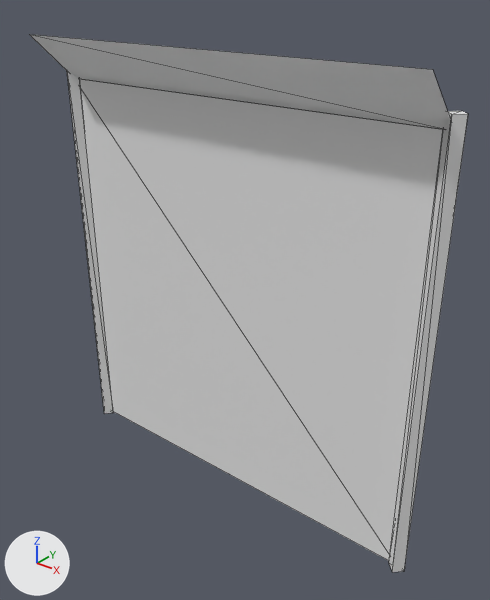
Before and after pictures for a commit that changed the glTF model Models/fence.glb.
Before and after are seen from a 50 mm camera at (1.89, -2.24, 2.46) aimed at (0.12, -0.02, 1.09). Arrows for +X, +Y and +Z are at lower left; the lights stay in place. The picture after the commit comes second. Mesh edges are drawn as thin lines. Vertices at exactly the same position are counted once.
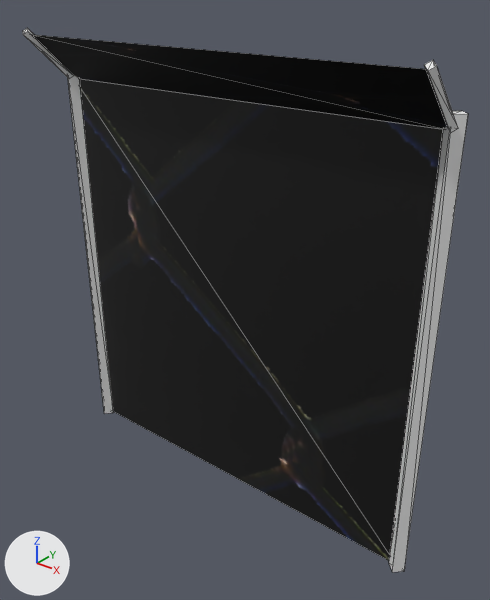
Edits to the bpy script that builds the scene:
```text
Add img_chainlink:
    img_chainlink = load_image('ChainLink', '_unpacked/ChainLink', 256, 256, 'sRGB')
Add mat_chain:
    mat_chain = principled_material('chain')
    mat_chain.texture = img_chainlink
Add mat_pole:
    mat_pole = principled_material('pole')
    mat_pole.base_color = (0.8, 0.8, 0.8)  # white #e7e7e7
Change me_plane_003:
    used by ob_plane_003; location = (0.0, 0.0, 0.0)
    remove me_plane_003.from_pydata(...)  # 28 vertices, 30 faces; spans x -1.04..1.04, y -0.23..0.04, z -0.04..2.2
    add me_plane_003.from_pydata(...)  # 44 vertices, 54 faces; spans x -1.04..1.04, y -0.26..0.04, z -0.04..2.22
    me_plane_003 part 1
    10 vertices are added at x -1.02..1.02, y -0.26..0.0, z 2.0..2.22
    6 new vertices lie (0.0, 0.23, -0.22) away from vertices in x -1.02..1.02, y -0.26..-0.25, z 2.19..2.21
    24 new faces join them, mat_pole (white #e7e7e7)
    me_plane_003 part 2: 6 faces spanning x -1.0..1.0, y -0.23..0.0, z -0.02..2.2 switch from no material to mat_chain (picture img_chainlink)
    add me_plane_003.materials.append(mat_pole)  # white #e7e7e7
```

Boxes [x1, y1, x2, y2] around the edits, measured in the pictures (490 x 600 px):
'Plane.003', reshaped: before [29, 34, 468, 572]; after [23, 28, 468, 572]
part 1 of me_plane_003, added: after [23, 28, 458, 130]
part 2 of me_plane_003, recoloured (white to black): [31, 34, 447, 561] in both
